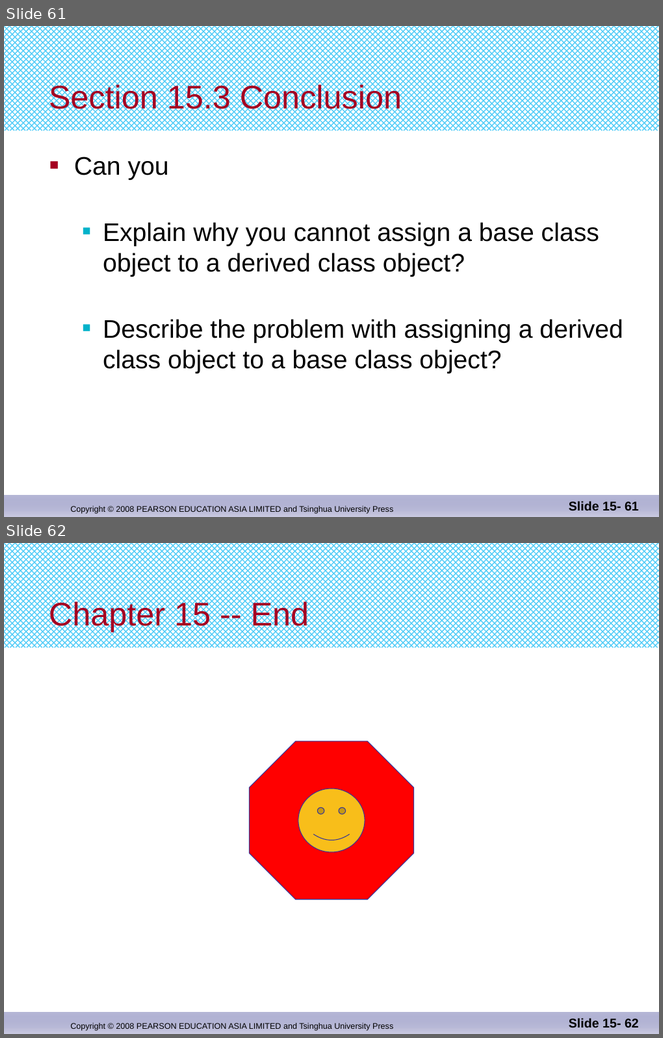
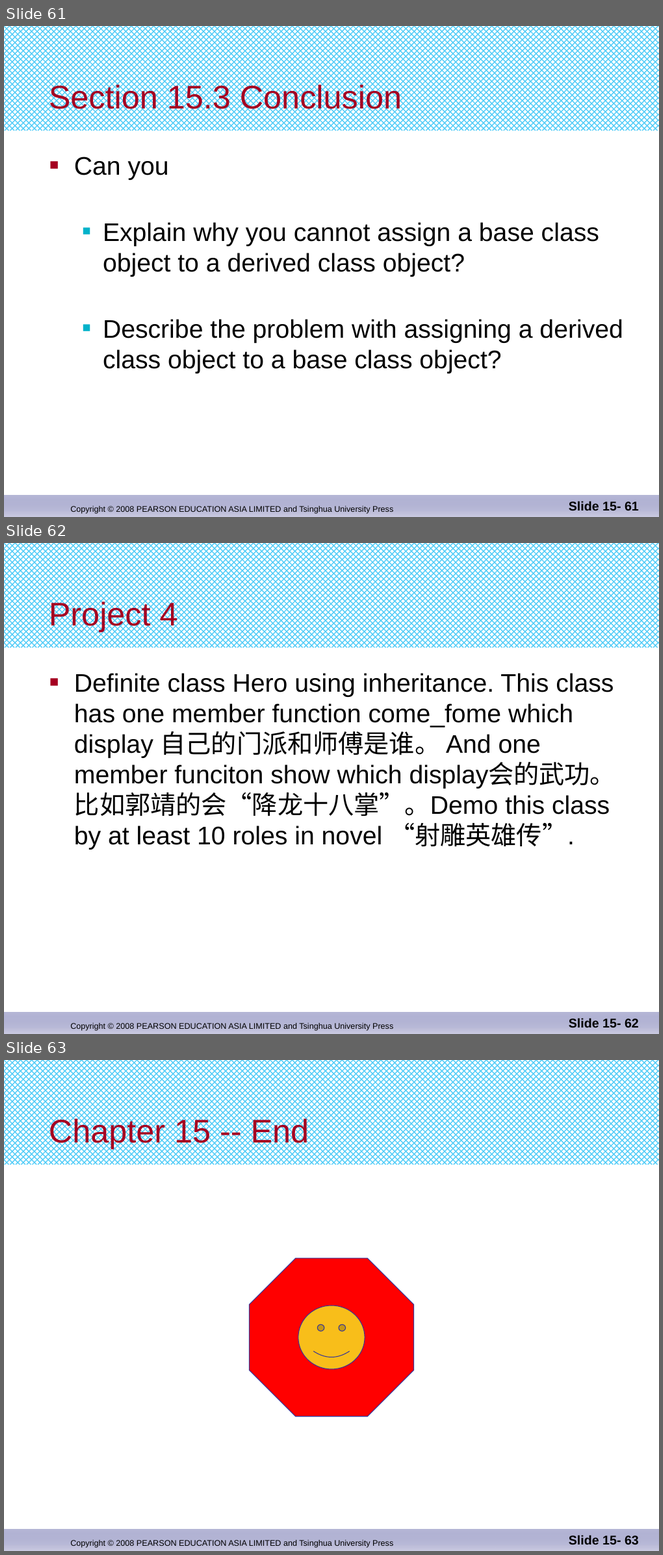
Before and after one commit to djuanbei/CPLUSPLUS, a slide deck: ppt/Chapter 15.pptx. Shown one above the other, each under a label of ours: slides 61 and 62 before the commit, slides 61, 62 and 63 after it. The pictures are 663x1038 and 663x1555 pixels, drawn with LibreOffice and Linux fonts; fonts in the diff are those of the drawing. Boxes give left, top, right and bottom in pixels: in the first picture for what was removed or moved away, otherwise in the second. Text is boxed around its words. In the diff, an @@ line names an element or a change of style, - is before the commit and + after.

Commit message:
add project

```diff
--- a/ppt/Chapter 15.pptx
+++ b/ppt/Chapter 15.pptx
@@ slide 62 added at <box>4,543,659,1034</box>, background #FFFFFF; not listed: 3 template elements that a slide beside it also shows @@
@@ title added at <box>49,600,178,632</box>, 36 pt, text #A50021 @@
+Project 4
@@ text added at <box>74,673,616,850</box>, 28 pt, text #000000 @@
+■ Definite class Hero using inheritance. This class has one member function come_fome which display 自己的门派和师傅是谁。 And one member funciton show which display会的武功。比如郭靖的会“降龙十八掌”。Demo this class by at least 10 roles in novel “射雕英雄传”.
@@ page number added at <box>569,1018,639,1028</box>, 14 pt, text #000000, bold @@
+Slide 15- 62
@@ what was slide 62 is now slide 63 @@
@@ page number at <box>569,1535,639,1545</box>: text changed @@
-Slide 15- 62
+Slide 15- 63
```
Also in this commit, not shown: 1 slide changed, 2 other files.
